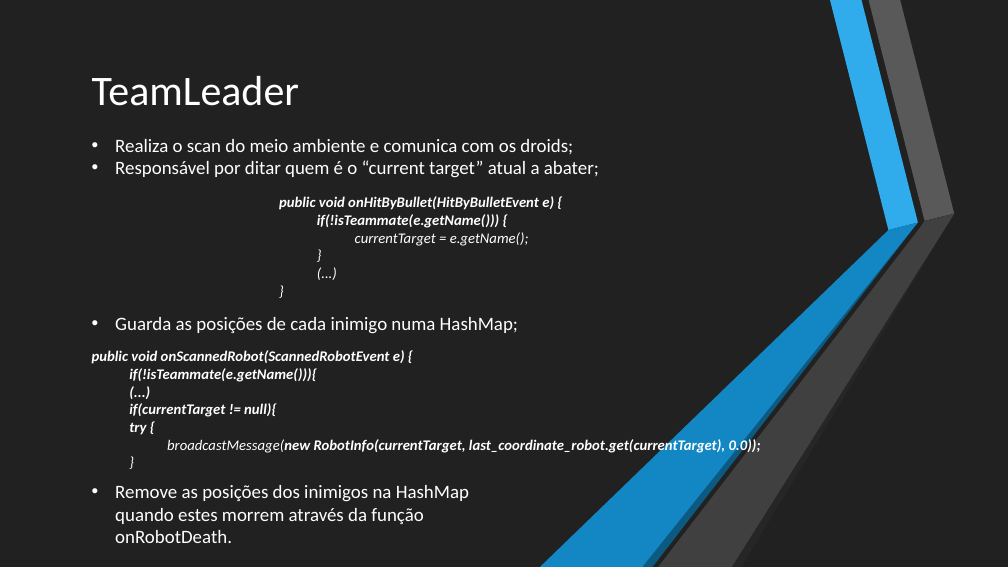
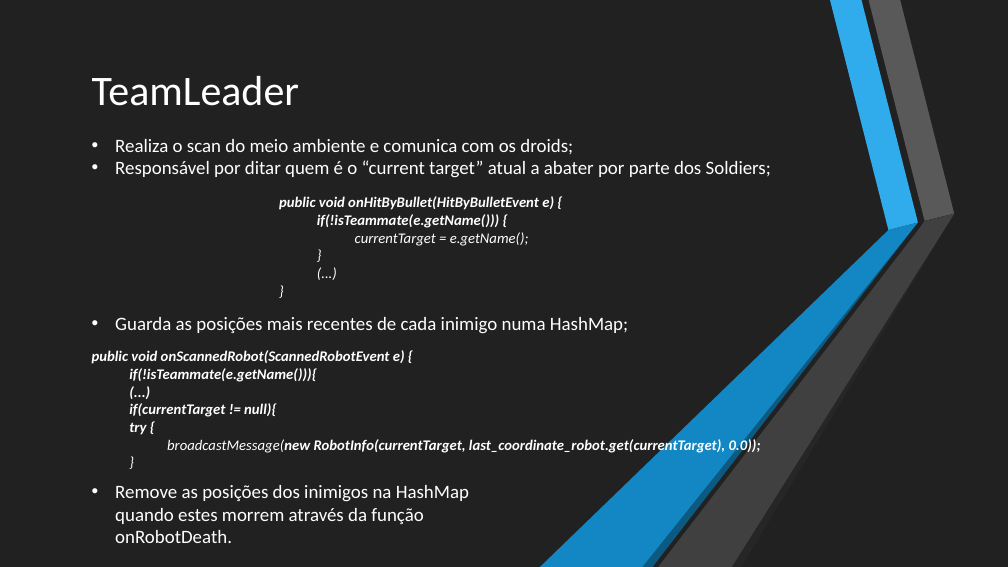
Before and after one commit to MelhorQueSVN/SA, a slide deck: slide 3 of TP1/2aEntrega/apresentacao2.pptx. Drawn at 1008x567 pixels with LibreOffice and Linux fonts; fonts in the diff are those of the drawing. Boxes give left, top, right and bottom in pixels: in the first picture for what was removed or moved away, otherwise in the second. Text is boxed around its words. In the diff, an @@ line names an element or a change of style, - is before the commit and + after.

```diff
--- a/TP1/2aEntrega/apresentacao2.pptx
+++ b/TP1/2aEntrega/apresentacao2.pptx
@@ text at (115,160,771,178): text changed @@
-• Responsável por ditar quem é o “current target” atual a abater;
+• Responsável por ditar quem é o “current target” atual a abater por parte dos Soldiers;
@@ text at (115,317,628,334): text changed @@
-• Guarda as posições de cada inimigo numa HashMap;
+• Guarda as posições mais recentes de cada inimigo numa HashMap;
```
Also in this commit, not shown: 1 other slide changed, 2 slides added.
